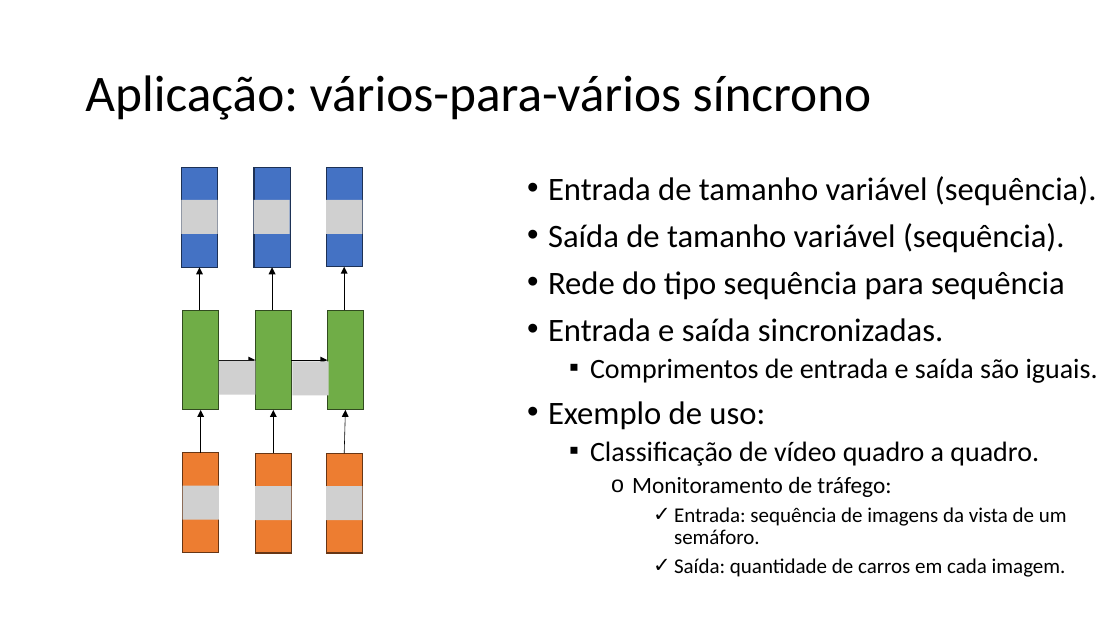
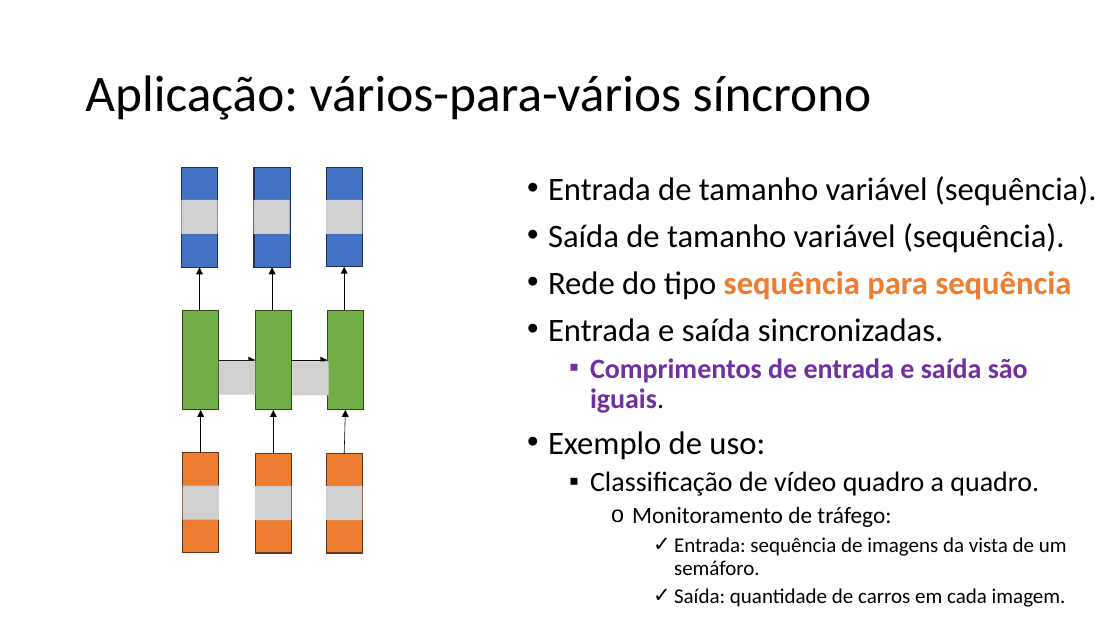
Before and after one commit to zz4fap/c24_inteligencia_artificial, a slide deck: slide 72 of slides/C24_RNN.pptx. Drawn at 1120x630 pixels with LibreOffice and Linux fonts; fonts in the diff are those of the drawing; grey boxes stand for pictures. Boxes give left, top, right and bottom in pixels: in the first picture for what was removed or moved away, otherwise in the second. Text is boxed around its words. In the diff, an @@ line names an element or a change of style, - is before the commit and + after.

```diff
--- a/slides/C24_RNN.pptx
+++ b/slides/C24_RNN.pptx
@@ text at (x1=548, y1=271, x2=1071, y2=413): text colour #000000 to #ED7D31 in "sequência para sequência"; bold on in "sequência para sequência", "Comprimentos de entrada e saída são iguais."; text colour #000000 to #7030A0 in "Comprimentos de entrada e saída são iguais." @@
```
Also in this commit, not shown: 7 other slides changed.
